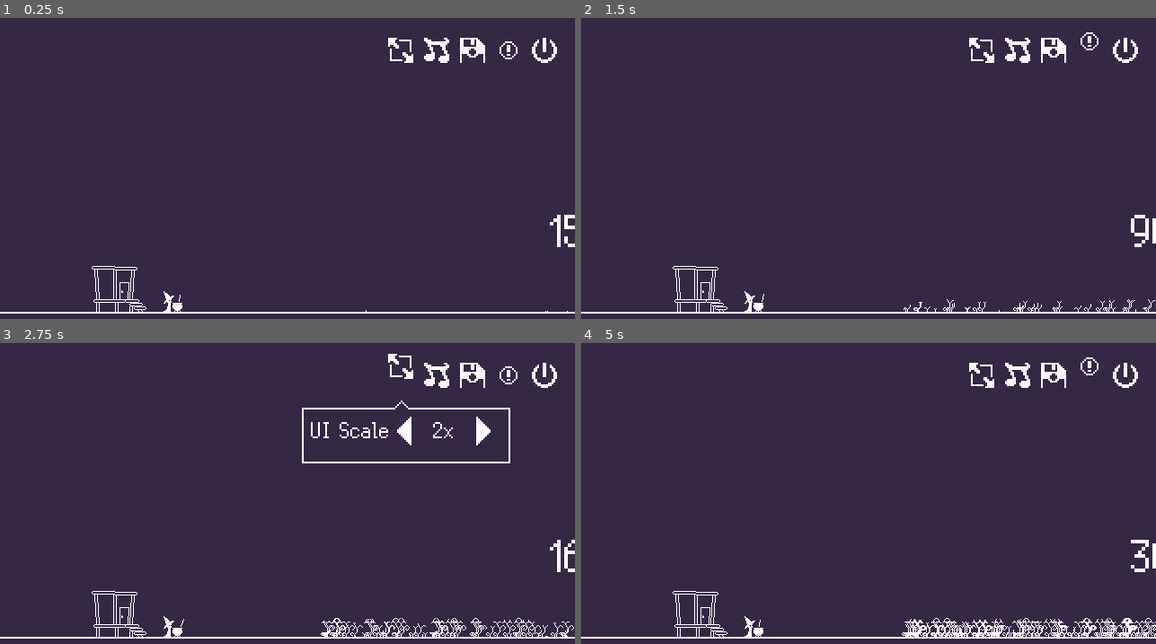
Above: before the commit, frames 1-4 (two rows, left to right).
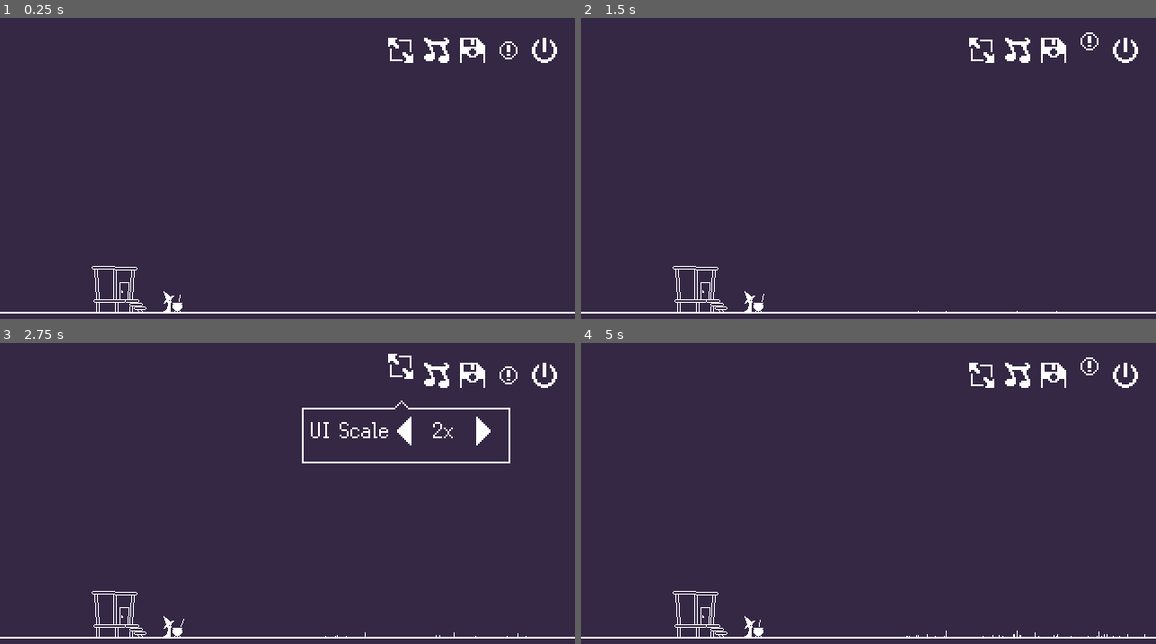
Above: after the commit, the same moments.

Repository: nicokumike/MajoKara
Game: Godot game, scene res://main.tscn
Same seed, same stepped clock (60 frames per second), same inputs: the game is played once before the commit and once after it.
Inputs (mouse positions are in pixels of both pictures, inside the frame that each line leads up to):
- Up to frame 1 (0.25 s): no input
- Up to frame 2 (1.5 s): click (983, 51) at 0.5 s; click (1087, 51) at 1.25 s
- Up to frame 3 (2.75 s): click (402, 376) at 2 s
- Up to frame 4 (5 s): click (995, 430) at 2.75 s; click (1104, 388) at 3.5 s; click (1087, 376) at 4.25 s

The runs differ from the first frame. In frame 1, 0.2% of the frame differs, in the area x 63-100%, y 65-98%; in frame 2, 0.4%; in frame 3, 0.9%; in frame 4, 1.3%, in the area x 55-100%, y 65-98%.

Commit message:
grass growth

Diff:
--- a/Entities/Environment/ground.tscn
+++ b/Entities/Environment/ground.tscn
@@ -1,12 +1,27 @@
 [gd_scene load_steps=12 format=3 uid="uid://y56dift1p0bn"]
 
-[ext_resource type="Script" uid="uid://h0xw8ngtc1ls" path="res://Entities/Environment/ground.gd" id="1_xacfp"]
+[ext_resource type="Script" path="res://Entities/Environment/ground.gd" id="1_xacfp"]
 [ext_resource type="Texture2D" uid="uid://so00qvqpbpoh" path="res://Assets/Entities/Buildings/WitchHouseTest.png" id="3_oca3b"]
 [ext_resource type="FontFile" uid="uid://cxbu7mq3tdt0i" path="res://Assets/Fonts/Silver.ttf" id="3_x0arr"]
 [ext_resource type="Texture2D" uid="uid://cjspc38qngl7l" path="res://Assets/Entities/Buildings/Cauldron.png" id="4_oca3b"]
 [ext_resource type="Texture2D" uid="uid://dlot1vbhnuh4d" path="res://Assets/Entities/Characters/MajoKara.png" id="5_wcb51"]
 [ext_resource type="Script" uid="uid://dpsa1igwwgwj1" path="res://Entities/Environment/planter.gd" id="7_d6xj7"]
 [ext_resource type="Theme" uid="uid://g8abk264gjw4" path="res://Assets/UI/Themes/label.tres" id="7_rt06b"]
+
+[sub_resource type="Animation" id="Animation_3ryhh"]
+length = 0.001
+tracks/0/type = "value"
+tracks/0/imported = false
+tracks/0/enabled = true
+tracks/0/path = NodePath(".:frame")
+tracks/0/interp = 1
+tracks/0/loop_wrap = true
+tracks/0/keys = {
+"times": PackedFloat32Array(0),
+"transitions": PackedFloat32Array(1),
+"update": 1,
+"values": [0]
+}
 
 [sub_resource type="Animation" id="Animation_wcb51"]
 resource_name = "Stir"
@@ -24,21 +39,6 @@
 "transitions": PackedFloat32Array(1, 1, 1, 1, 1, 1, 1, 1, 1, 1, 1, 1, 1, 1, 1, 1, 1, 1),
 "update": 1,
 "values": [0, 1, 2, 3, 4, 5, 6, 7, 8, 9, 10, 11, 12, 13, 14, 15, 16, 17]
-}
-
-[sub_resource type="Animation" id="Animation_3ryhh"]
-length = 0.001
-tracks/0/type = "value"
-tracks/0/imported = false
-tracks/0/enabled = true
-tracks/0/path = NodePath(".:frame")
-tracks/0/interp = 1
-tracks/0/loop_wrap = true
-tracks/0/keys = {
-"times": PackedFloat32Array(0),
-"transitions": PackedFloat32Array(1),
-"update": 1,
-"values": [0]
 }
 
 [sub_resource type="AnimationLibrary" id="AnimationLibrary_d6xj7"]
--- a/Entities/Environment/planter.gd
+++ b/Entities/Environment/planter.gd
@@ -1,16 +1,19 @@
 extends PathFollow2D
 
 @onready var planter = $"."
-@onready var PLANT = preload("res://Entities/Plants/bulb_plant.tscn")
+@onready var PLANT = preload("res://Entities/Plants/magic_grass.tscn")
 @onready var ground = $"../.."
 var counted = 0
+var max_plant_spawn = 500
 @onready var count = $"../../Count"
 
 func _on_timer_timeout():
-	var plant_point = randf_range(0, 1)
-	planter.progress_ratio = plant_point
-	var to_be_plant = PLANT.instantiate()
-	ground.add_child(to_be_plant)
-	to_be_plant.global_position = planter.global_position
-	counted += 1
-	count.text = str(counted)
+	if counted <= max_plant_spawn:
+		var plant_point = randf_range(0, 1)
+		planter.progress_ratio = plant_point
+		var to_be_plant = PLANT.instantiate()
+		ground.add_child(to_be_plant)
+		to_be_plant.global_position = planter.global_position
+		counted += 1
+	else:
+		pass
--- /dev/null
+++ b/Entities/Plants/magic_grass.gd
@@ -0,0 +1,39 @@
+extends Node2D
+
+@onready var line_2d: Line2D = $Line2D
+@onready var grow_clock: Timer = $GrowClock
+
+var growth_factor = 1
+var growth_amnt = 0
+var maximum_growth = 0
+var value = 0
+var max_plant_cap
+
+func _ready() -> void:
+	var cap_chance = randf_range(0, 1)
+	if cap_chance > .99:
+		max_plant_cap = -40
+	elif cap_chance > .95:
+		max_plant_cap = -20
+	elif cap_chance > .84:
+		max_plant_cap = -10
+	elif cap_chance > .71:
+		max_plant_cap = -7
+	elif cap_chance > .50:
+		max_plant_cap = -5
+	else:
+		max_plant_cap = -2
+	var max_growth_copy = randi_range(-1, max_plant_cap)
+	maximum_growth = max_growth_copy
+	grow_clock.start()
+
+func grow(growth_factor):
+	growth_amnt += growth_factor
+	if growth_amnt > maximum_growth:
+		line_2d.set_point_position(0, Vector2(0, growth_amnt))
+	else:
+		grow_clock.stop()
+
+func _on_grow_clock_timeout() -> void:
+	grow_clock.wait_time = randf_range(0, 1.2)
+	grow(randi_range(-1, -2))
--- /dev/null
+++ b/Entities/Plants/magic_grass.tscn
@@ -0,0 +1,14 @@
+[gd_scene load_steps=2 format=3 uid="uid://dmtjgtbfdlgcl"]
+
+[ext_resource type="Script" uid="uid://bln8p1kk2aqoc" path="res://Entities/Plants/magic_grass.gd" id="1_d4em1"]
+
+[node name="MagicGrass" type="Node2D"]
+script = ExtResource("1_d4em1")
+
+[node name="Line2D" type="Line2D" parent="."]
+points = PackedVector2Array(0, 0, 0, 0)
+width = 1.0
+
+[node name="GrowClock" type="Timer" parent="."]
+
+[connection signal="timeout" from="GrowClock" to="." method="_on_grow_clock_timeout"]
Not shown, added: Entities/Plants/magic_grass.gd.uid
Not shown: 1 places in UI/settings.tscn that only renumber resources
